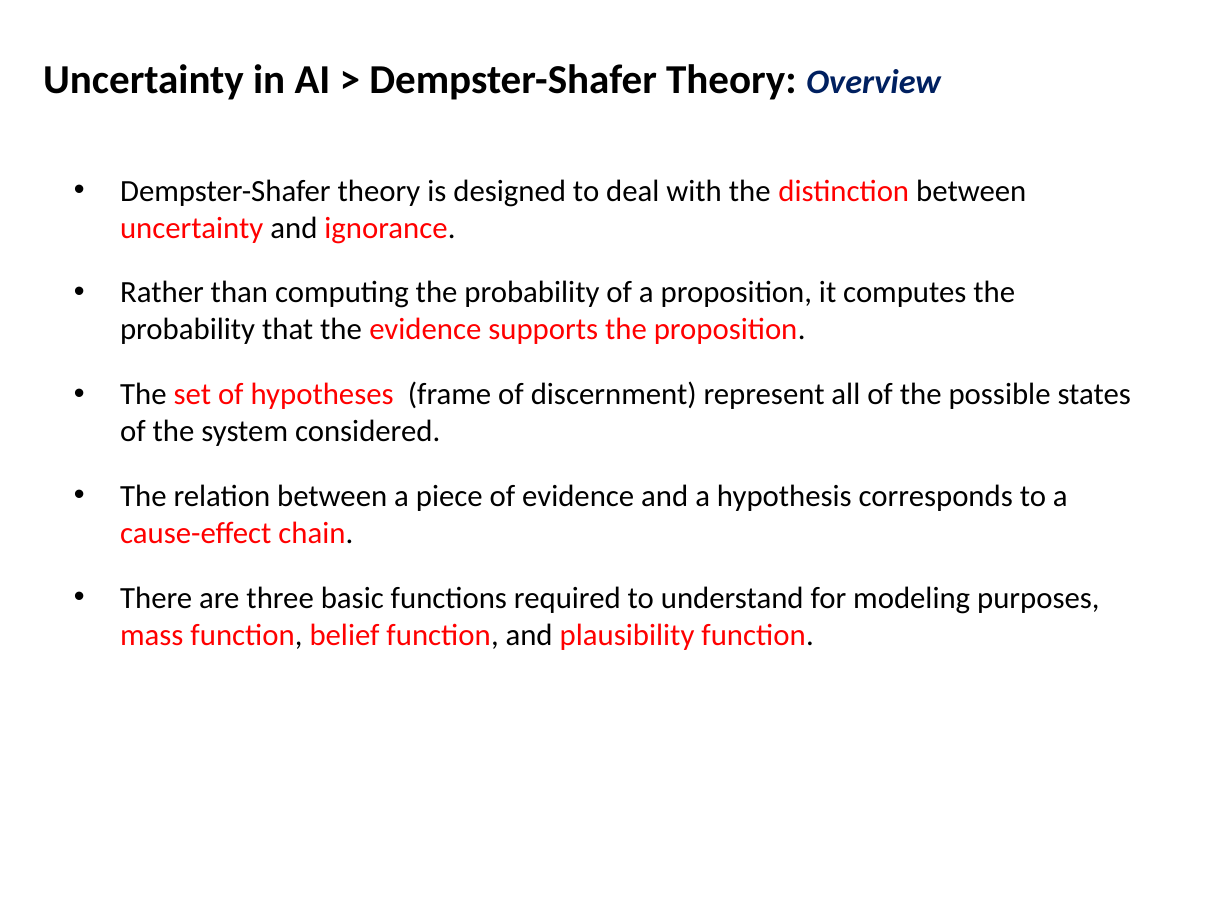
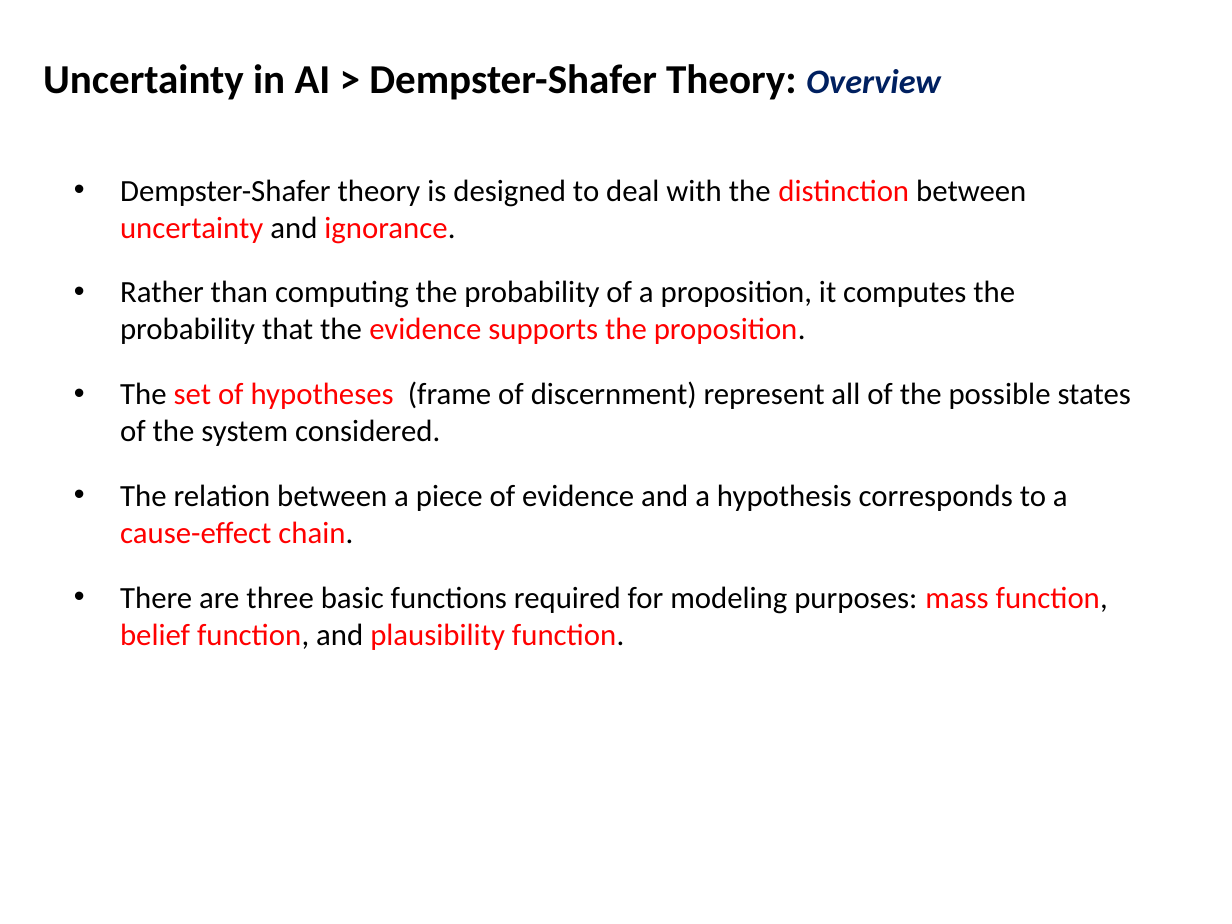
Before and after one commit to mshayganfar/CompExam1, a slide deck: slide 30 of presentation/PhD-comprehensive-exam-2.pptx. Drawn at 1232x924 pixels with LibreOffice and Linux fonts; fonts in the diff are those of the drawing. Boxes give left, top, right and bottom in pixels: in the first picture for what was removed or moved away, otherwise in the second. Text is boxed around its words. In the diff, an @@ line names an element or a change of style, - is before the commit and + after.

Commit message:
Minor edits.

```diff
--- a/presentation/PhD-comprehensive-exam-2.pptx
+++ b/presentation/PhD-comprehensive-exam-2.pptx
@@ text at box(120, 586, 1108, 650): text changed @@
-• There are three basic functions required to understand for modeling purposes, mass function, belief function, and plausibility function.
+• There are three basic functions required for modeling purposes: mass function, belief function, and plausibility function.
```
Also in this commit, not shown: 6 other slides changed.
